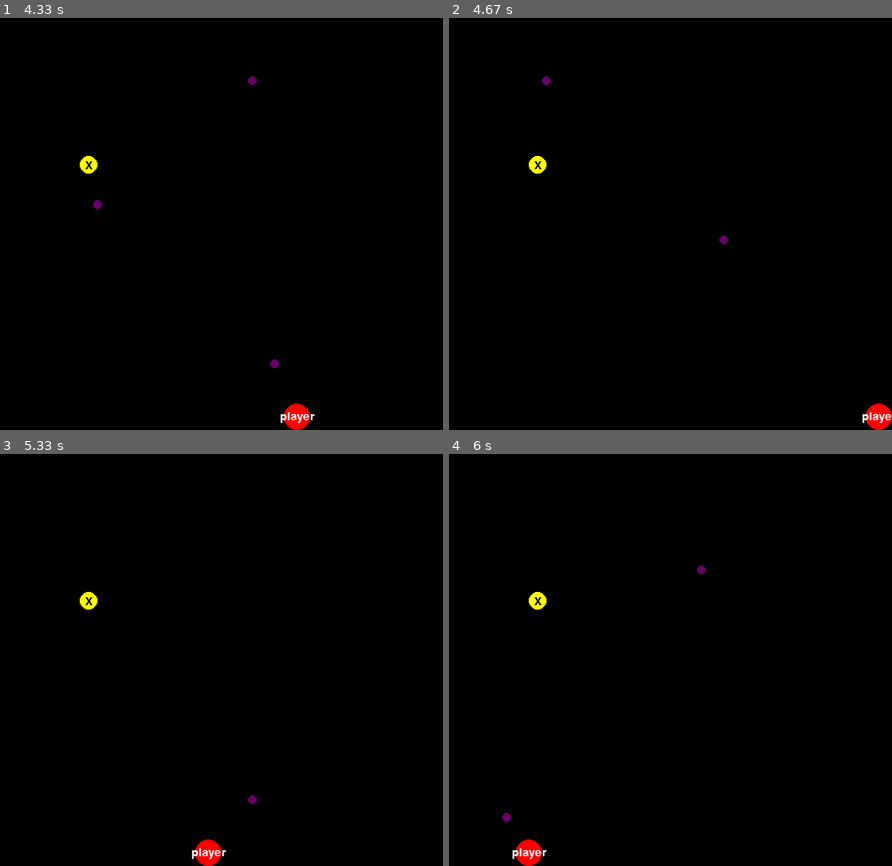
Above: before the commit, frames 1-4 (two rows, left to right).
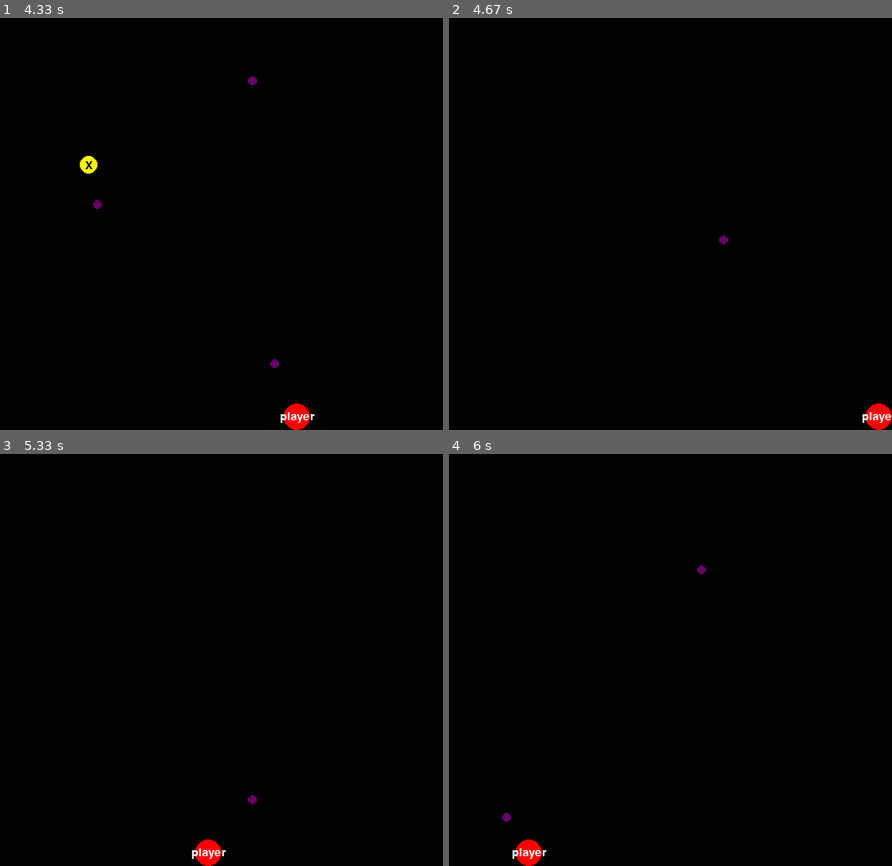
Above: after the commit, the same moments.

Repository: Timhobson-source/space-invaders-pygame
Game: pygame game, started from main.py
Same seed, same stepped clock (60 frames per second), same inputs: the game is played once before the commit and once after it.
Inputs:
- Up to frame 1 (4.33 s): tap Space at 0.33, 0.73, 1.03, 1.23, 1.53, 1.73, 2.03, 2.3, 2.73, 3.03, 3.4, 3.7, 3.9, 4.2 s; hold Right 0.67-1.13 s; hold Right 1.17-1.63 s; hold Left 1.67-2.2 s; hold Left 2.23-2.63 s; hold Right 2.67-3.3 s; hold Left 3.33-3.8 s; hold Right 3.83-4.3 s
- Up to frame 2 (4.67 s): hold Right from 4.33 s (still down); tap Space at 4.4 s
- Up to frame 3 (5.33 s): tap Space at 4.7, 4.9, 5.2 s; release Right at 4.8 s; hold Left from 4.83 s (still down)
- Up to frame 4 (6 s): release Left at 5.37 s; hold Left 5.4-5.8 s; tap Space at 5.47, 5.9 s; hold Right from 5.83 s (still down)

Frame 1 is identical in both runs. In frame 2, 0.2% of the frame differs, in the area x 18-23%, y 14-38%; in frame 3, 0.1%; in frame 4, 0.1%.

Commit message:
add collision detection and gitignore file

Diff:
--- a/main.py
+++ b/main.py
@@ -1,7 +1,6 @@
 import pygame
 
 from src.screen import ScreenHandler
-from src.screen_objects import Enemy, Player
 
 WINDOW_WIDTH, WINDOW_HEIGHT = 500, 500
 BLACK = (0, 0, 0)
@@ -15,11 +14,9 @@
     window = pygame.display.set_mode((WINDOW_WIDTH, WINDOW_HEIGHT))
     pygame.display.set_caption("Game!")
 
-    player = Player(250, window.get_height() - 15, 25, 15, window)
-    enemy = Enemy(100, 200, 25, 10, window)
-    screen_objects = [player, enemy]
-
-    screen_handler = ScreenHandler(window, screen_objects)
+    screen_handler = ScreenHandler(window)
+    screen_handler.create_player(250, window.get_height() - 15, 25, 15, window)
+    screen_handler.create_enemy(100, 200, 25, 10, window)
 
     running = True
     while running:
--- a/src/screen.py
+++ b/src/screen.py
@@ -1,19 +1,27 @@
-from typing import List
+import math
 
 import pygame
 
-from src.screen_objects import Bullet, ScreenObject, BLACK
+from src.screen_objects import (
+    Player,
+    Bullet,
+    Enemy,
+    ScreenObjectFactory,
+    BLACK,
+)
 
 BG_COLOR = BLACK
 
 
 class ScreenHandler:
-    def __init__(self, screen: pygame.Surface, screen_objects: List[ScreenObject]):
-        self.screen_objects = screen_objects
+    def __init__(self, screen: pygame.Surface):
+        self.screen_objects = []
+        self.screen_object_factory = ScreenObjectFactory()
         self.screen = screen
 
     def update_screen_state(self):
         self.cleanup_off_screen_objects()
+        self.cleanup_destroyed_enemies()
         self.screen.fill(BG_COLOR)
         for object in self.screen_objects:
             object.update_state(self)
@@ -28,8 +36,43 @@
         for object in offscreen_objects:
             self.remove_screen_object(object)
 
+    def cleanup_destroyed_enemies(self):
+        bullets = [
+            obj for obj in self.screen_objects if isinstance(obj, Bullet)]
+        enemies = [
+            obj for obj in self.screen_objects if isinstance(obj, Enemy)]
+
+        # check if any bullets are inside any enemy hitboxes
+        for enemy in enemies:
+            # get enemy centre and radius
+            # find any bullet closer to centre than radius
+            # and remove bullet and enemy from screen
+            for bullet in bullets:
+                dist = math.sqrt(
+                    (enemy.x - bullet.x)**2 +
+                    (enemy.y - bullet.y)**2
+                )
+                if dist <= enemy.radius + bullet.radius:
+                    self.remove_screen_object(enemy)
+                    self.remove_screen_object(bullet)
+
     def register_screen_object(self, object):
         self.screen_objects.append(object)
 
     def remove_screen_object(self, object):
         self.screen_objects.remove(object)
+
+    def create_player(self, x: int, y: int, vel: int, radius: int, window: pygame.Surface):
+        args = [x, y, vel, radius, window]
+        obj = self.screen_object_factory.create(Player, *args)
+        self.screen_objects.append(obj)
+
+    def create_enemy(self, x: int, y: int, vel: int, radius: int, window: pygame.Surface):
+        args = [x, y, vel, radius, window]
+        obj = self.screen_object_factory.create(Enemy, *args)
+        self.screen_objects.append(obj)
+
+    def create_bullet(self, x: int, y: int, vel: int, radius: int, window: pygame.Surface):
+        args = [x, y, vel, radius, window]
+        obj = self.screen_object_factory.create(Bullet, *args)
+        self.screen_objects.append(obj)
--- a/src/screen_objects.py
+++ b/src/screen_objects.py
@@ -15,13 +15,24 @@
 SHOOTING_RECOIL_TIME = 0.3  # seconds
 
 
+class ScreenObjectFactory:
+    def __init__(self):
+        self.id_counter = 0
+
+    def create(self, screen_object_cls, *args, **kwargs):
+        self.id_counter += 1
+        return screen_object_cls(*args, id=self.id_counter, **kwargs)
+
+
 class ScreenObject(ABC):
+    """Do not instantiate directly. Use the ScreenObjectFactory class."""
 
     label: str = None
     label_rgb: tuple = None
     color: tuple = None
 
-    def __init__(self, x: int, y: int, vel: int, radius: int, window: pygame.Surface):
+    def __init__(self, x: int, y: int, vel: int, radius: int, window: pygame.Surface, id: int):
+        self._id = id
         self.x = x
         self.y = y
         self.vel = vel
@@ -45,6 +56,12 @@
                            (self.x, self.y), self.radius)
         self.window.blit(self.text, text_coords)
 
+    def id(self):
+        return self._id
+
+    def __eq__(self, obj):
+        return super().__eq__(obj) and obj.id == self.id
+
 
 class Player(ScreenObject):
 
@@ -52,9 +69,9 @@
     label: str = 'player'
     label_rgb: tuple = WHITE
 
-    def __init__(self, x: int, y: int, vel: int, radius: int, window: pygame.Surface):
+    def __init__(self, x: int, y: int, vel: int, radius: int, window: pygame.Surface, id: int):
         self.last_bullet_time = None
-        super().__init__(x, y, vel, radius, window)
+        super().__init__(x, y, vel, radius, window, id)
 
     def update_state(self, screen_handler):
         keys = pygame.key.get_pressed()
@@ -63,7 +80,7 @@
             self.x -= self.vel
         if keys[pygame.K_RIGHT]:
             self.x += self.vel
-        # remove x move for now
+        # remove y move for now
         # if keys[pygame.K_UP]:
         #     self.y -= self.vel
         # if keys[pygame.K_DOWN]:
@@ -83,11 +100,8 @@
             self.last_bullet_time = cur_time
 
             # create a bullet object
-            bullet = Bullet(self.x, self.y, vel=bullet_speed,
-                            radius=bullet_radius, window=self.window)
-
-            # let screen handler know about bullet object
-            screen_handler.register_screen_object(bullet)
+            screen_handler.create_bullet(
+                self.x, self.y, bullet_speed, bullet_radius, self.window)
 
 
 class Enemy(ScreenObject):
Not shown, changed: .gitignore
Not shown, added: todo.md
